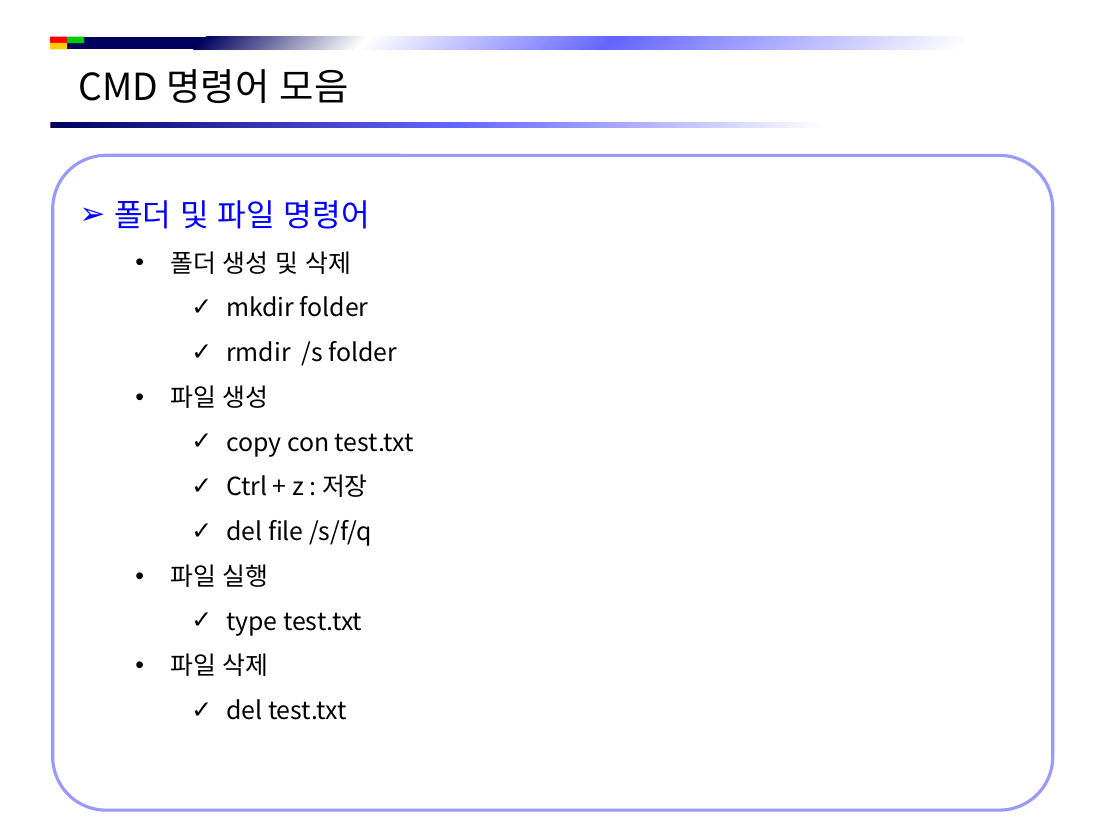
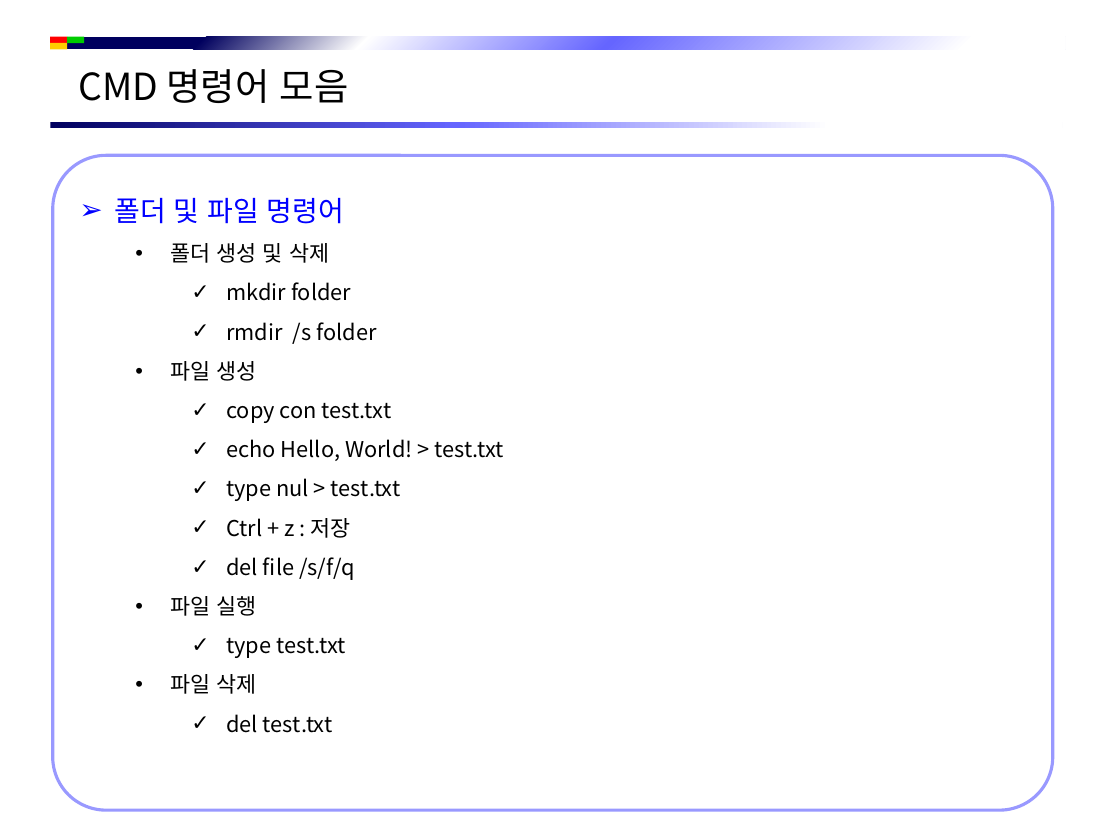
Before and after one commit to jsh-1235/Document, a slide deck: slide 2 of Utility/CMD 시작하기.pptx. Drawn at 1120x840 pixels with LibreOffice and Linux fonts; fonts in the diff are those of the drawing; background and template pictures are left out. Boxes give left, top, right and bottom in pixels: in the first picture for what was removed or moved away, otherwise in the second. Text is boxed around its words. In the diff, an @@ line names an element or a change of style, - is before the commit and + after.

```diff
--- a/Utility/CMD 시작하기.pptx
+++ b/Utility/CMD 시작하기.pptx
@@ text in rounded rectangle at [114, 198, 391, 733]: size 20 to 18 pt in "폴더 및 파일 명령어"; size 16 to 14 pt in "폴더 생성 및 삭제", "mkdir folder", "rmdir /s folder", "파일 생성" and 7 more places @@
@@ text in rounded rectangle at [226, 439, 504, 501]: paragraphs added @@
+    ✓ echo Hello, World! > test.txt
+    ✓ type nul > test.txt
```
Also in this commit, not shown: 13 other files.
